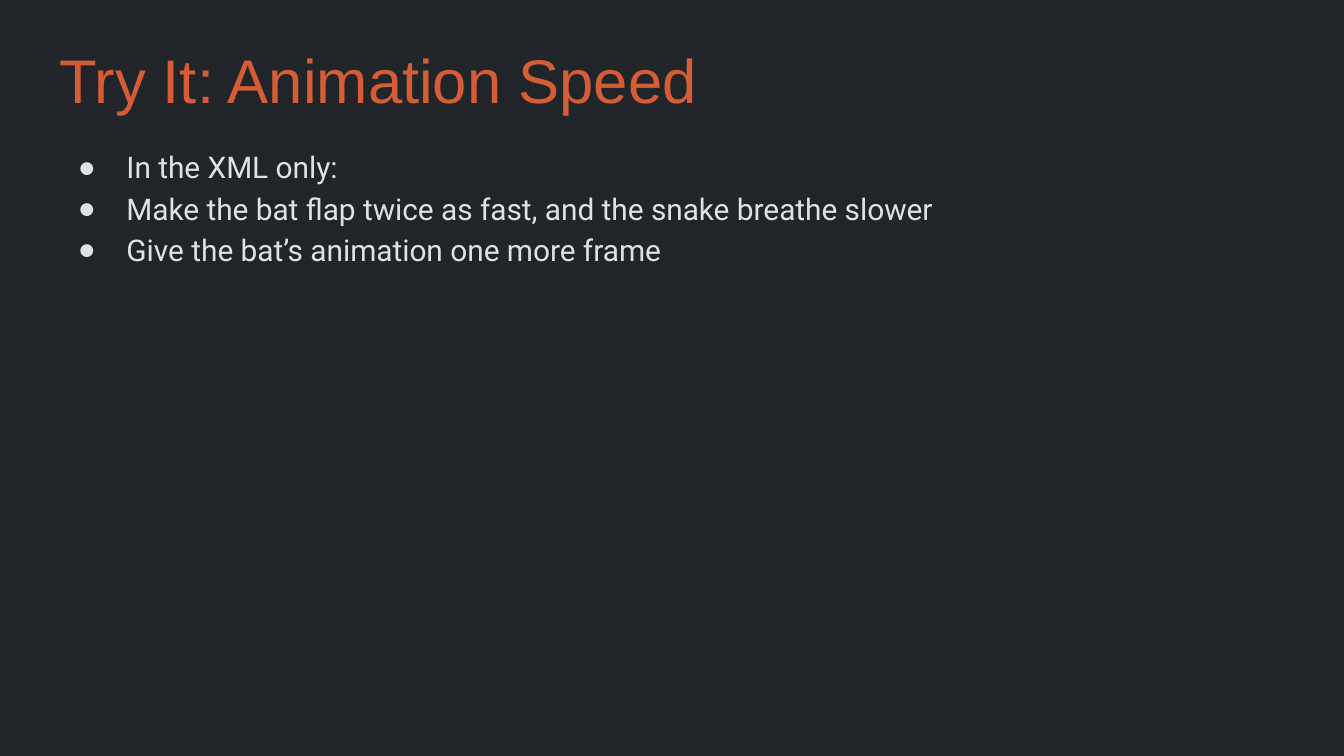
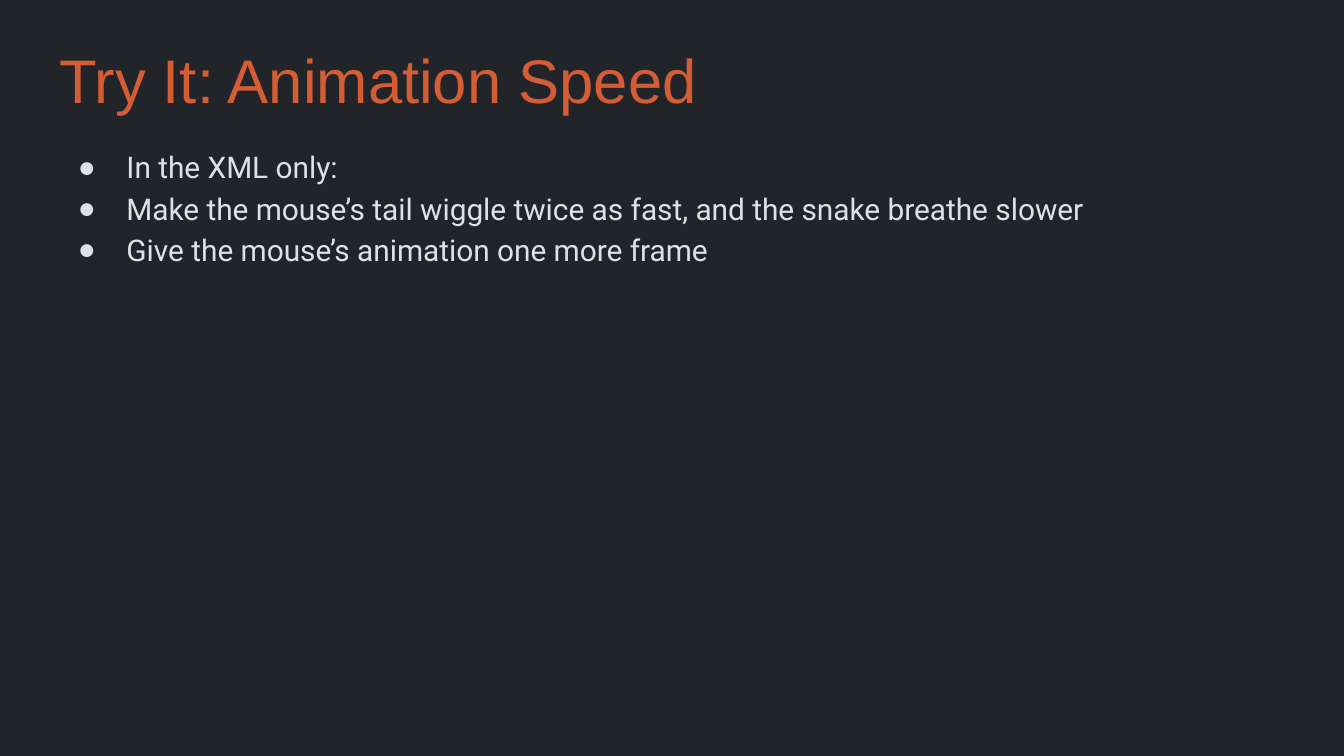
Before and after one commit to Metamate/gar, a slide deck: slide 19 of slides/03 Snake.pptx. Drawn at 1344x756 pixels with LibreOffice and Linux fonts; fonts in the diff are those of the drawing. Boxes give left, top, right and bottom in pixels: in the first picture for what was removed or moved away, otherwise in the second. Text is boxed around its words. In the diff, an @@ line names an element or a change of style, - is before the commit and + after.

```diff
--- a/slides/03 Snake.pptx
+++ b/slides/03 Snake.pptx
@@ text at box(126, 197, 1083, 262): text changed @@
-● Make the bat flap twice as fast, and the snake breathe slower
-● Give the bat’s animation one more frame
+● Make the mouse’s tail wiggle twice as fast, and the snake breathe slower
+● Give the mouse’s animation one more frame
```
Also in this commit, not shown: 6 other slides changed, 11 other files.
